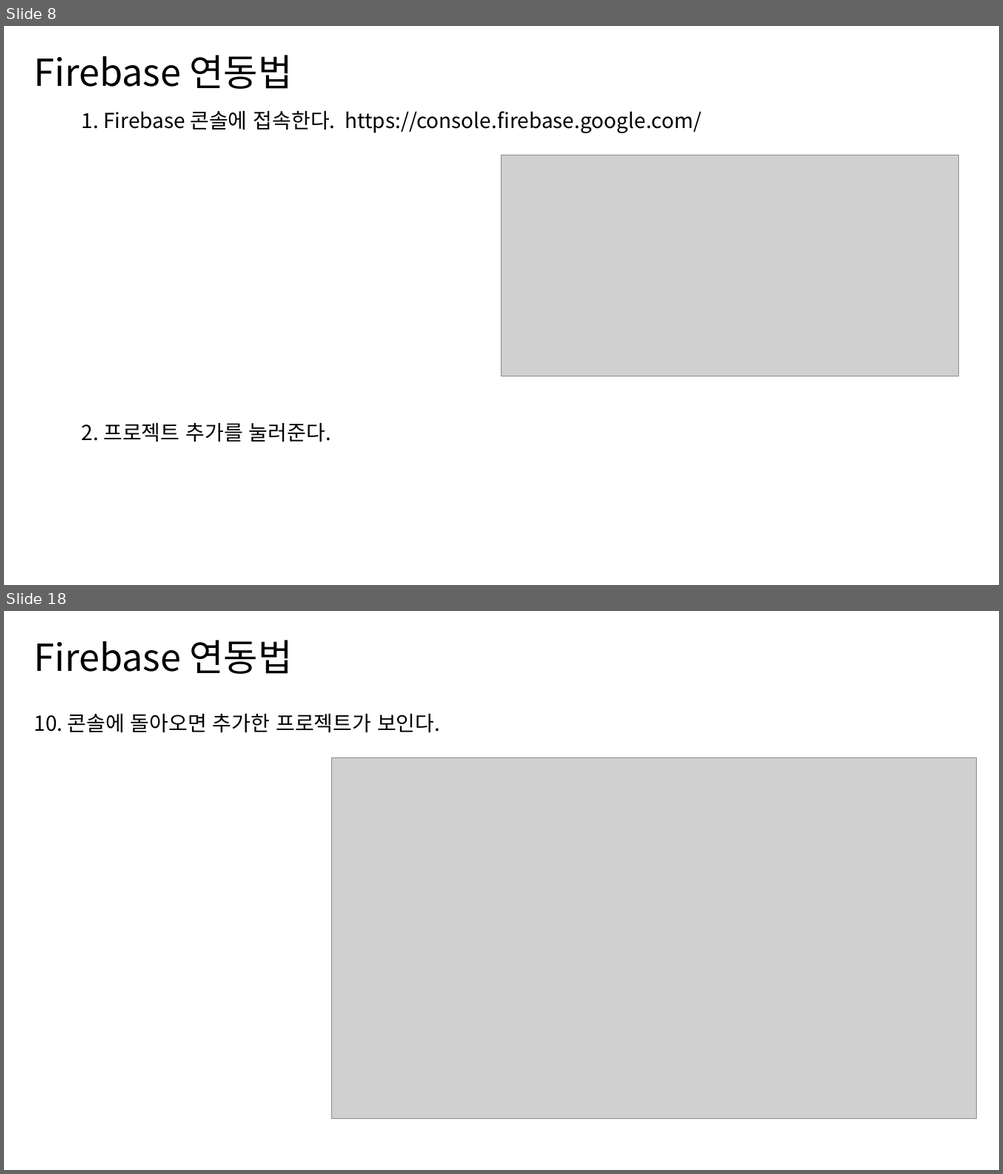
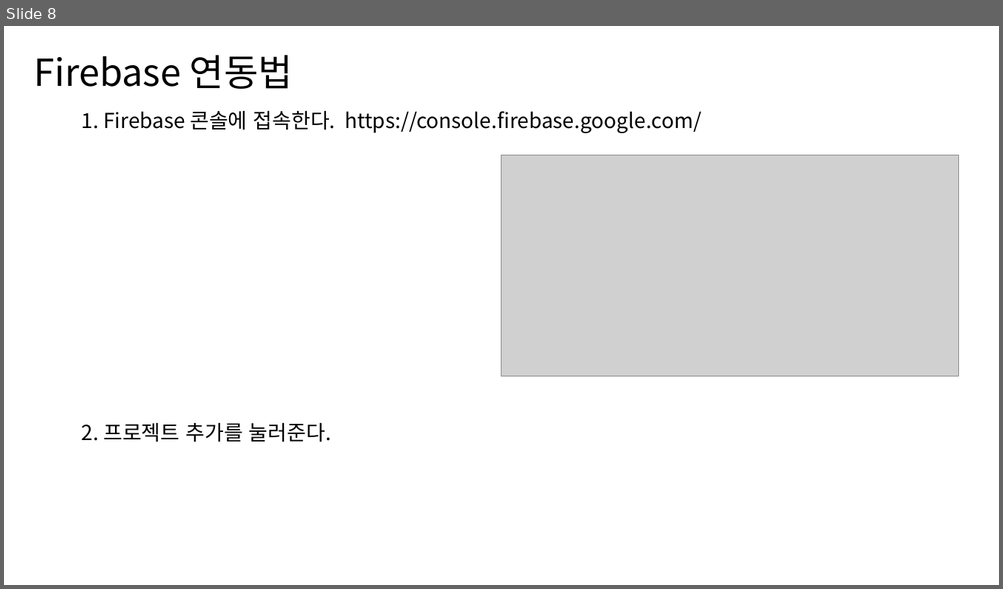
Before and after one commit to ckstmznf/2022-EDCAN-Class, a slide deck: PPT/2. Firebase/Firebase.pptx. Shown one above the other, each under a label of ours: slides 8 and 18 before the commit, slide 8 after it; the slides between them are not shown. The pictures are 1003x1174 and 1003x589 pixels, drawn with LibreOffice and Linux fonts; fonts in the diff are those of the drawing; grey boxes stand for pictures. Boxes give left, top, right and bottom in pixels: in the first picture for what was removed or moved away, otherwise in the second. Text is boxed around its words. In the diff, an @@ line names an element or a change of style, - is before the commit and + after.

```diff
--- a/PPT/2. Firebase/Firebase.pptx
+++ b/PPT/2. Firebase/Firebase.pptx
@@ slide 18 removed at [4,611,999,1170], background #FFFFFF @@
@@ text removed at [34,640,293,674] @@
-Firebase 연동법
@@ text removed at [34,713,441,733] @@
-10. 콘솔에 돌아오면 추가한 프로젝트가 보인다.
@@ picture removed at [332,758,976,1120] @@
```
Also in this commit, not shown: 4 other slides changed, 12 slides added, 7 other slides removed, 52 other files.
